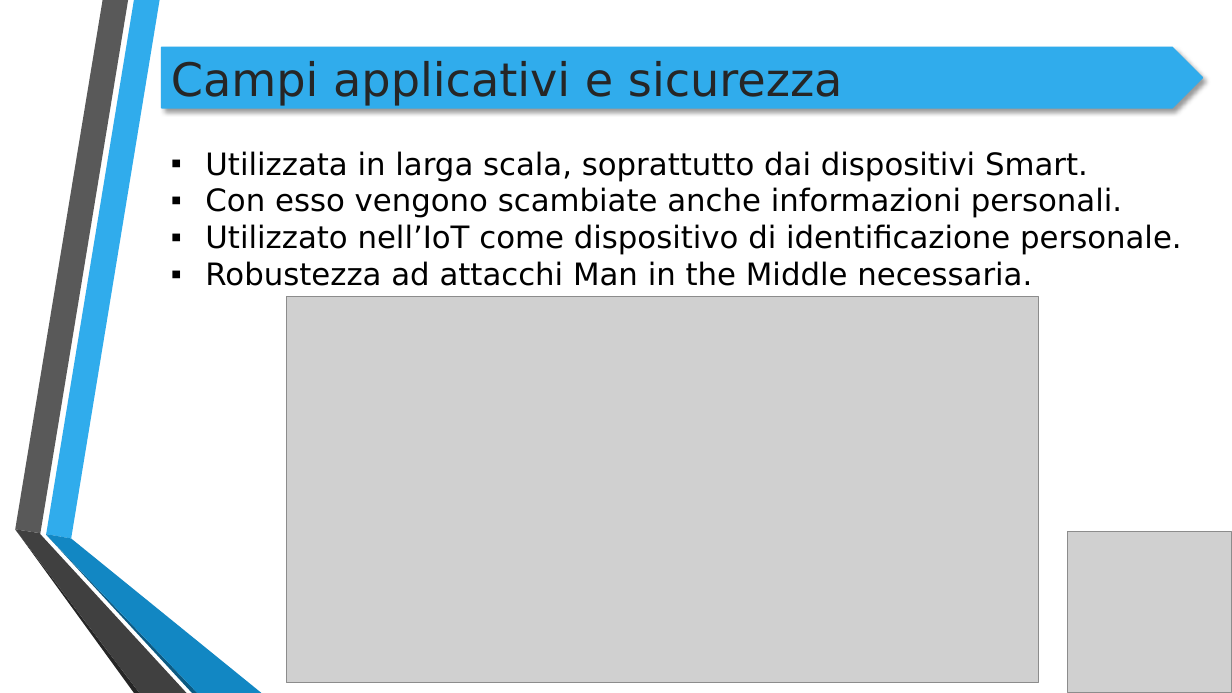
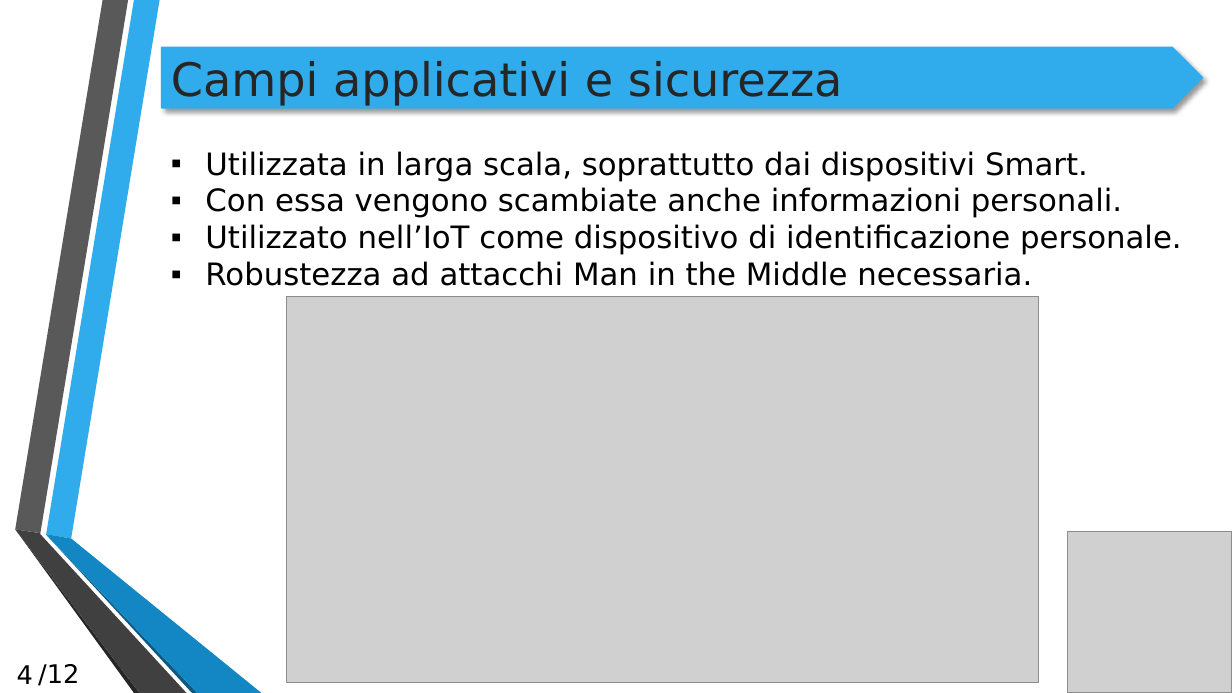
Before and after one commit to Slv3r/tesi-laurea, a slide deck: slide 4 of Presentazione/Presentazione Tesi.pptx. Drawn at 1232x693 pixels with LibreOffice and Linux fonts; fonts in the diff are those of the drawing; grey boxes stand for pictures; background and template pictures are left out. Boxes give left, top, right and bottom in pixels: in the first picture for what was removed or moved away, otherwise in the second. Text is boxed around its words. In the diff, an @@ line names an element or a change of style, - is before the commit and + after.

```diff
--- a/Presentazione/Presentazione Tesi.pptx
+++ b/Presentazione/Presentazione Tesi.pptx
@@ text at [205,187,1122,218]: text changed @@
-▪ Con esso vengono scambiate anche informazioni personali.
+▪ Con essa vengono scambiate anche informazioni personali.
@@ page number added at [17,665,33,684], 20 pt, text #000000 @@
+4
@@ text added at [38,664,79,686], 20 pt, text #000000 @@
+/12
```
Also in this commit, not shown: 11 other slides changed, 1 slide added, 4 other files.
